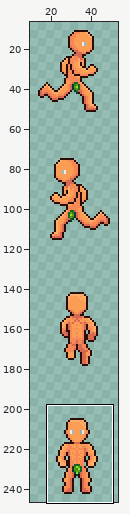
Pixel-art file, stored at Assets/Main/Art/Player/1234.aseprite. Above: a wide view before the commit, with the close-up outlined.
Close-up. As it was:
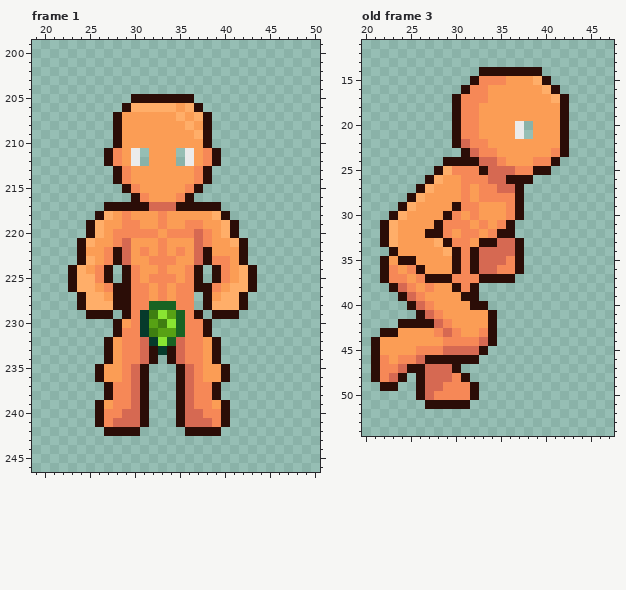
64x256 pixels, 9 frames. Shown: frame 1: x 19..50, y 199..246; old frame 3: x 20..47, y 11..54. The wide view leaves out empty margins. The commit also changed other frames or places, which this record leaves out.
After the commit:
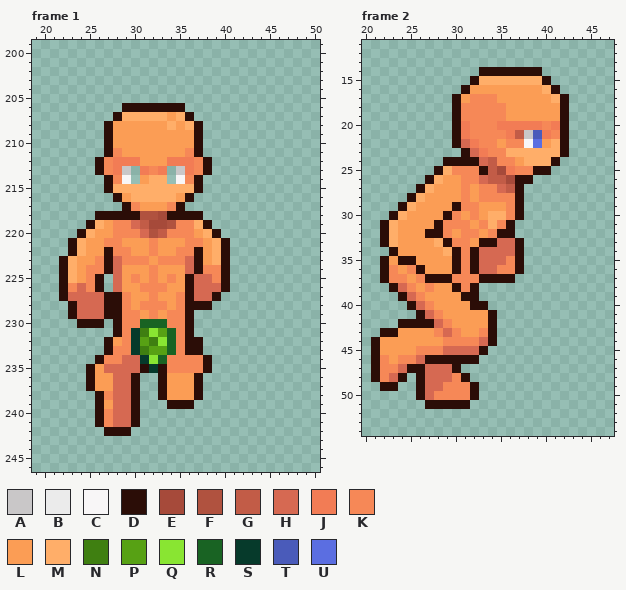
Palette (. is transparent): A #c9c7c8  B #ebebeb  C #f8f6f7  D #2b0d07  E #a64a3a  F #b0523f  G #c25c47  H #d66952  J #f27c55  K #f68857  L #fb9d55  M #ffae69  N #3f7f11  P #57a114  Q #89e532  R #196323  S #063a2b  T #4a5bba  U #5b6ee1
A new or re-ordered frame is compared with the old frame closest to it.
Edits made:
layer "Eye" added
frames re-ordered
Changed rows in their new state; - is an unchanged pixel.
Frame 1, layer "Body":
first column x 22:
205 --------.......-------
206 --------DDDDDD..------
207 -------MMMMM--D..-----
208 -----DL-----M--D.-----
209 -----DL--------D.-----
210 -----DL--------D.-----
211 --------LL---LKD..----
212 ----DKJJJL--JJJKD.----
213 ----DKJA.JKJ.AJ-------
214 -----DKC.-MM.CKD.-----
215 -----DMMMMMMMMM-------
216 ------DLMMMMML--------
217 -----..-KLLLK-....----
218 -----DDDDFFEDDDD...---
219 ------K-HGEEFK-MD...--
220 --DML----HFG---LMD..--
221 -DML-K-L--KL--KKLMD..-
222 -DM--DKK-LKL--KDLMD..-
223 DMLLKDHKKKL--KHDLMD..-
224 DMLK--HLL-KL--H-KKD...
225 DMLKD.HL---L--DHHKD...
226 DKHKD.HLL-K--LDHHHD...
227 DHHHHD-KLLKL--DHHD...-
228 -DHHHD-KL-KKL-DD-....-
229 -DHHH-DK-LKLKKD.-...--
230 --DDD--K-RRRKKD..-----
231 --------SNQ-RKD..-----
232 --------SPN--KDD..----
233 ------K-SNPPRKDD..----
234 ----DKKHHSQRKK--D.----
235 ---DLHHH--SDKKK-D..---
236 ---DL-HHD.-DLLLD...---
237 ---DLLHHD.-DLLLD..----
238 ----DKHHD.-DLLLD..----
239 ------HHD.--D-D....---
240 ------H-D.---......---
241 --------D.---......---
242 --------.-----....----
Frame 2 against old frame 3, layers "Eye", "Body":
first column x 31:
15 --MMMMMM---
16 -LL--------
17 L--K-------
18 --KKK------
19 --KKK------
20 J-KKJJJJJKJ
21 J-KKKJGATJK
22 -J-K-KKCU-M
23 --J-KMMMMMM
24 ---G-K-MMM-
25 ---GEJ-----
26 --HGGE-----
27 -----G-----
30 ---MM------
31 ---M-------
